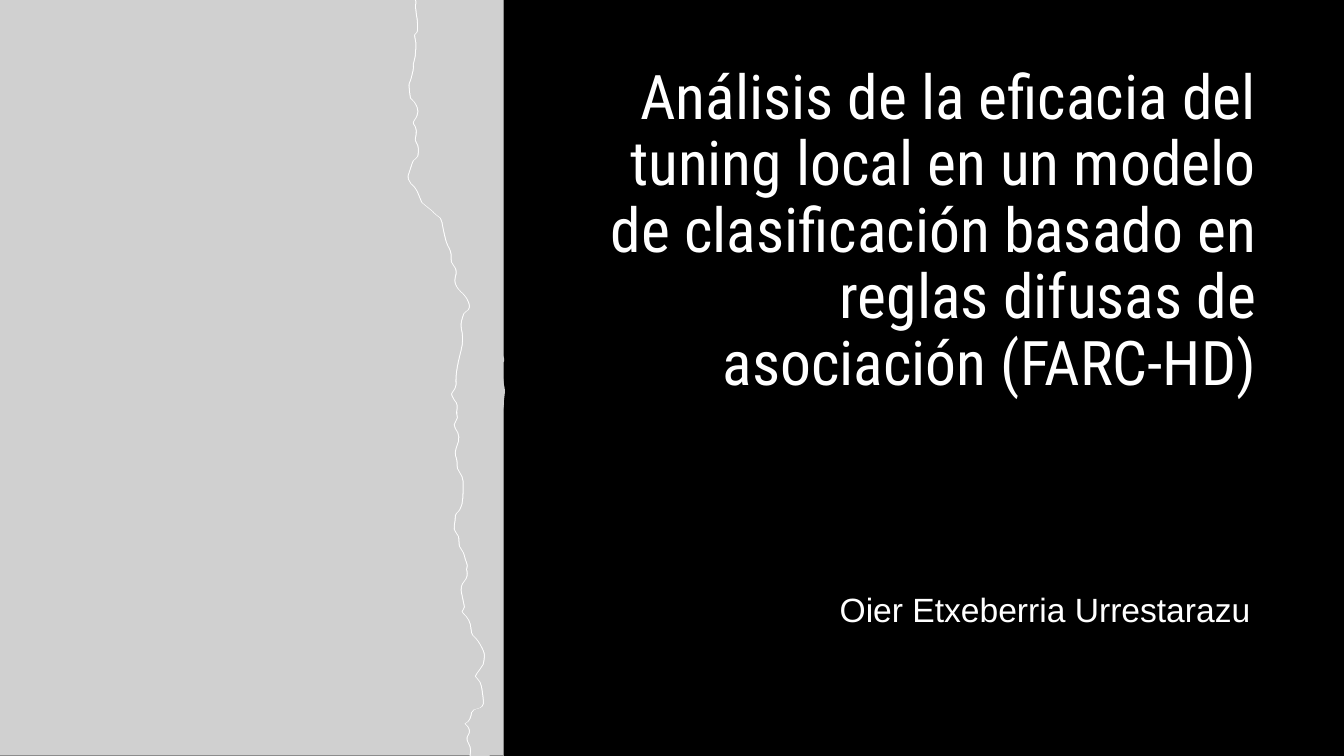
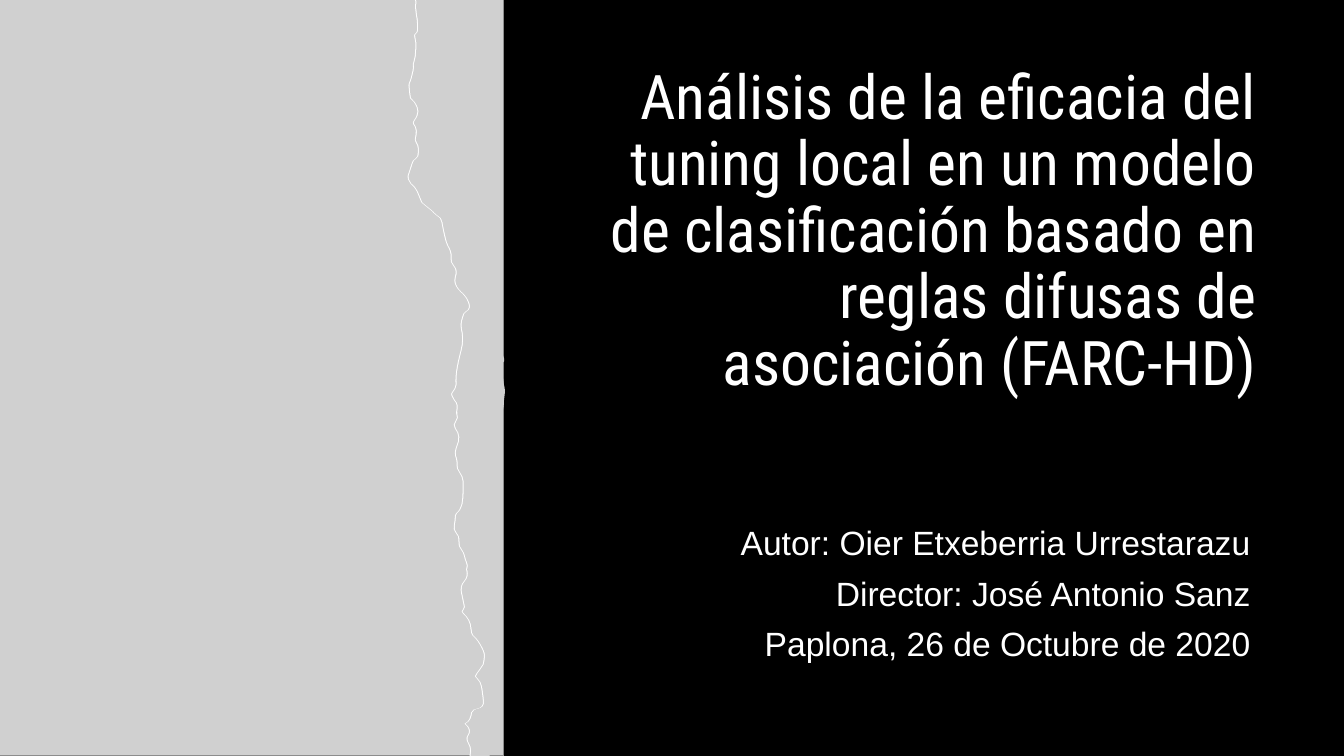
Before and after one commit to Tiburtzio/TFG, a slide deck: slide 1 of Docs/Presentacion.pptx. Drawn at 1344x756 pixels with LibreOffice and Linux fonts; fonts in the diff are those of the drawing; grey boxes stand for pictures. Boxes give left, top, right and bottom in pixels: in the first picture for what was removed or moved away, otherwise in the second. Text is boxed around its words. In the diff, an @@ line names an element or a change of style, - is before the commit and + after.

```diff
--- a/Docs/Presentacion.pptx
+++ b/Docs/Presentacion.pptx
@@ subtitle at <box>741,530,1251,663</box>: text changed @@
-Oier Etxeberria Urrestarazu
+Autor: Oier Etxeberria Urrestarazu
+Director: José Antonio Sanz
+Paplona, 26 de Octubre de 2020
```
Also in this commit, not shown: 1 other slide changed.
